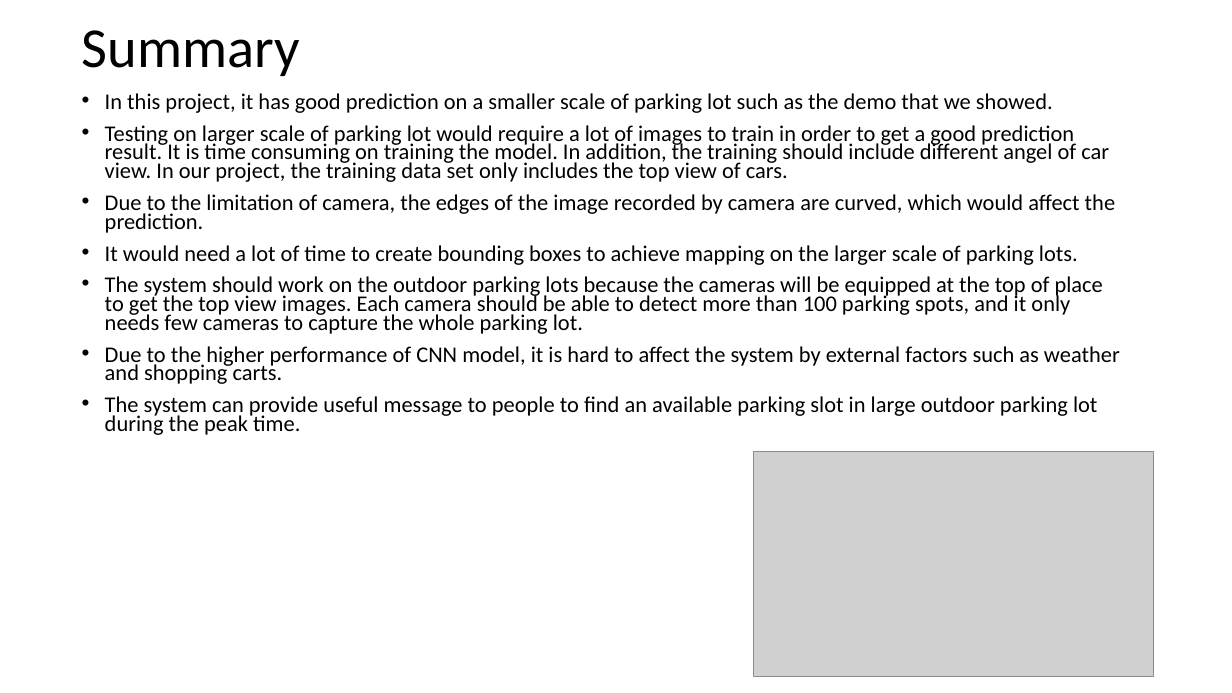
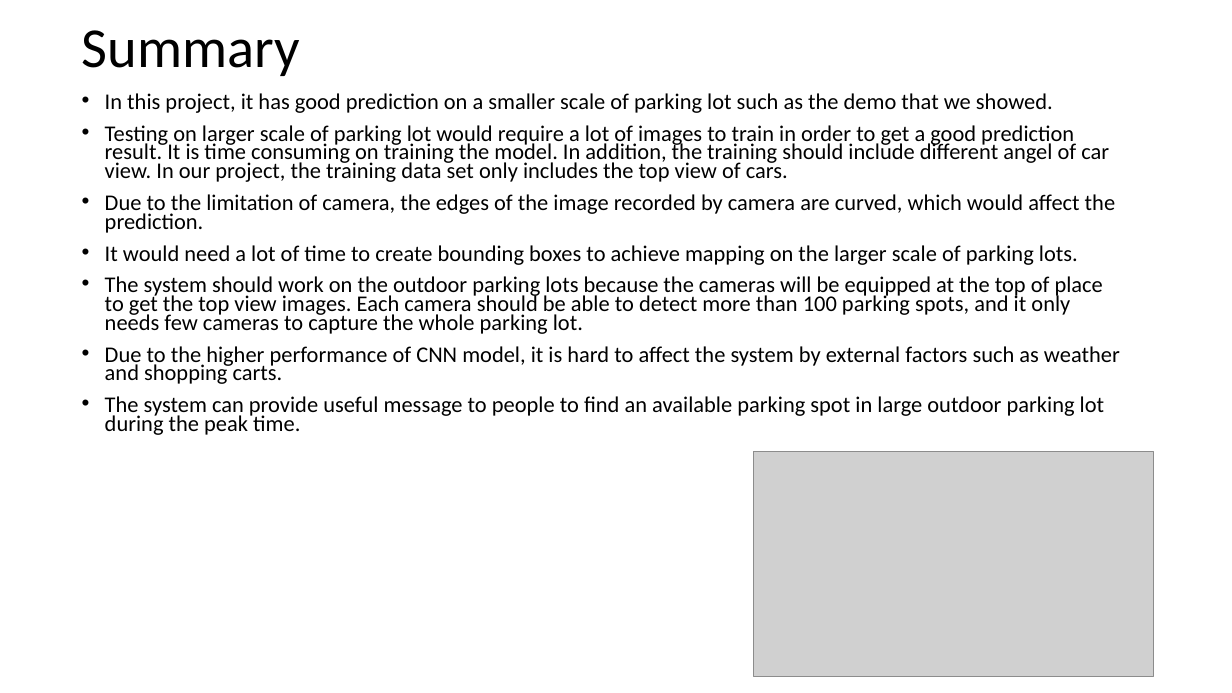
Before and after one commit to MenghuaXie/M202AFinalProject, a slide deck: slide 10 of 202_final_presentation.pptx. Drawn at 1232x693 pixels with LibreOffice and Linux fonts; fonts in the diff are those of the drawing; grey boxes stand for pictures. Boxes give left, top, right and bottom in pixels: in the first picture for what was removed or moved away, otherwise in the second. Text is boxed around its words. In the diff, an @@ line names an element or a change of style, - is before the commit and + after.

```diff
--- a/202_final_presentation.pptx
+++ b/202_final_presentation.pptx
@@ text at bbox=[105, 396, 1104, 435]: text changed @@
-• The system can provide useful message to people to find an available parking slot in large outdoor parking lot during the peak time.
+• The system can provide useful message to people to find an available parking spot in large outdoor parking lot during the peak time.
```
